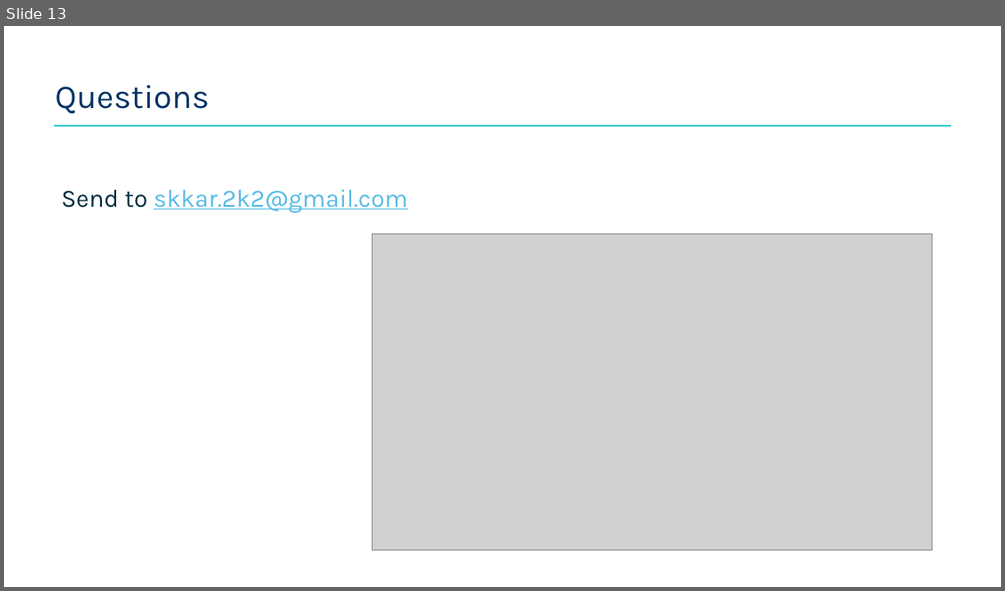
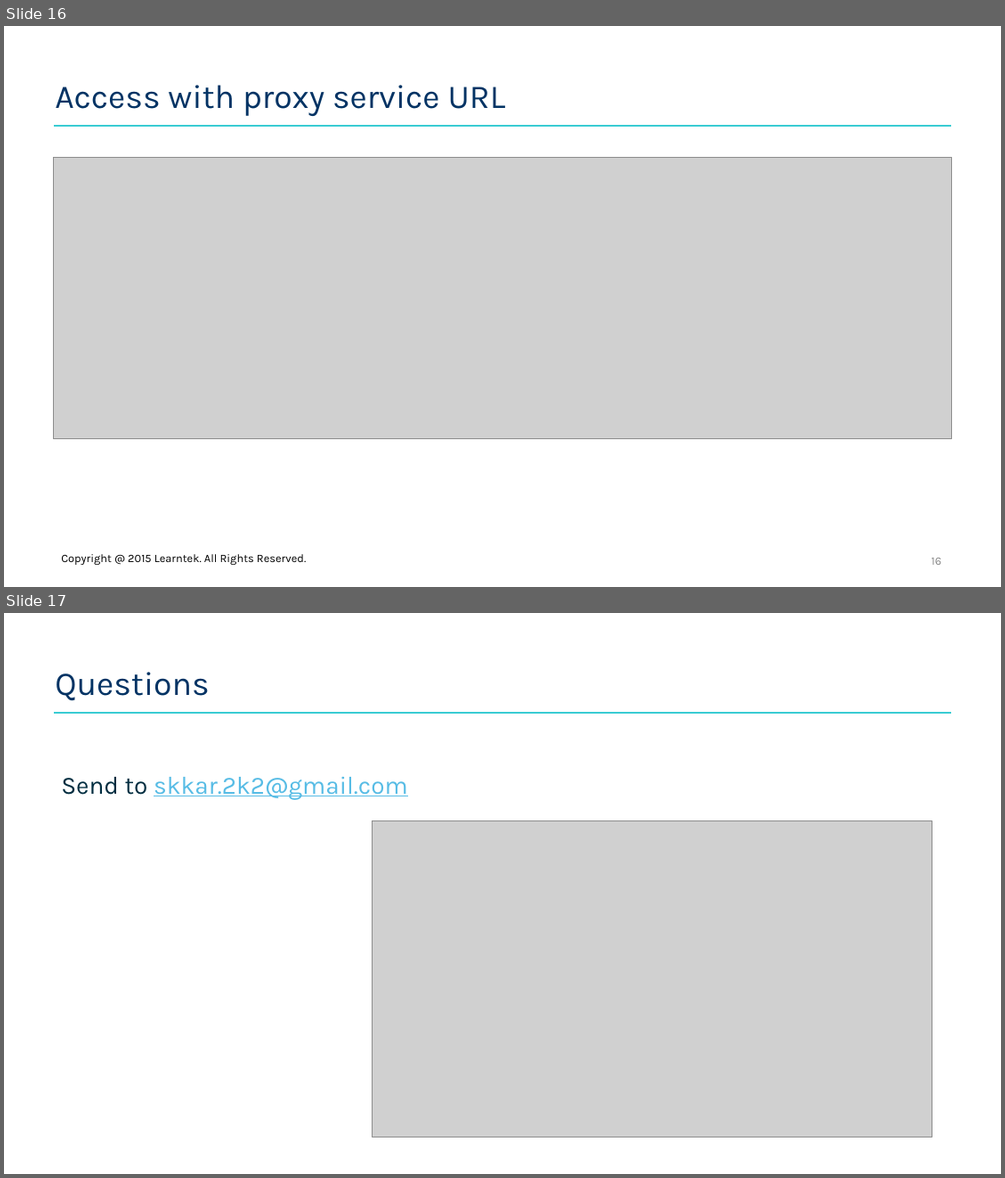
Before and after one commit to santoshkar/Microservice, a slide deck: Presentations/Part-10-Spring Cloud Zuul.pptx. Shown one above the other, each under a label of ours: slide 13 before the commit, slides 16 and 17 after it. The pictures are 1005x591 and 1005x1178 pixels, drawn with LibreOffice and Linux fonts; fonts in the diff are those of the drawing; grey boxes stand for pictures; background and template pictures are left out. Boxes give left, top, right and bottom in pixels: in the first picture for what was removed or moved away, otherwise in the second. Text is boxed around its words. In the diff, an @@ line names an element or a change of style, - is before the commit and + after.

```diff
--- a/Presentations/Part-10-Spring Cloud Zuul.pptx
+++ b/Presentations/Part-10-Spring Cloud Zuul.pptx
@@ slide 16 added at (4, 26, 1001, 587), background #FFFFFF; not listed: 1 template element that a slide beside it also shows @@
@@ title added at (55, 85, 506, 116), 32 pt, text #033364 @@
+Access with proxy service URL
@@ picture added at (54, 158, 952, 439) @@
@@ text added at (61, 554, 306, 564), 11 pt, text #000000 @@
+Copyright @ 2015 Learntek. All Rights Reserved.
@@ page number added at (931, 557, 942, 564), 11 pt, text #8C8C8C @@
+16
@@ what was slide 13 is now slide 17 @@
```
Also in this commit, not shown: 3 other slides added.
